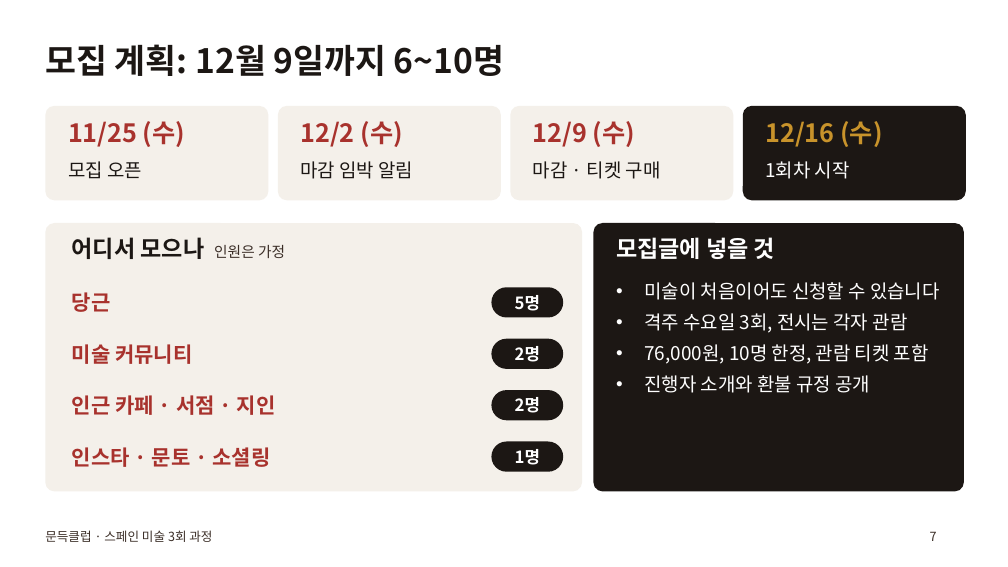
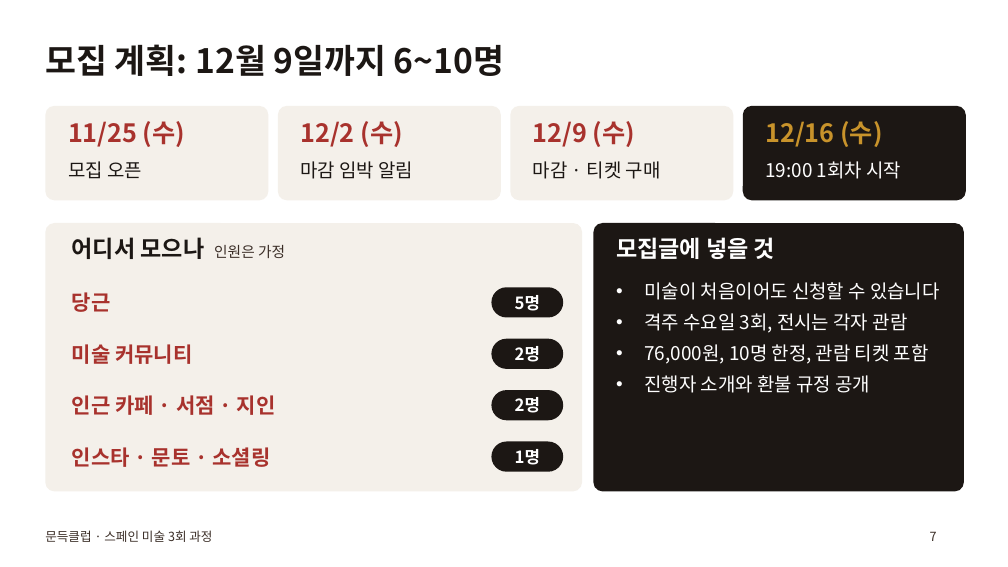
Before and after one commit to hyunjuwork-7923/-, a slide deck: slide 7 of deck/readon_spain_art_club_v10.pptx. Drawn at 1008x567 pixels with LibreOffice and Linux fonts; fonts in the diff are those of the drawing. Boxes give left, top, right and bottom in pixels: in the first picture for what was removed or moved away, otherwise in the second. Text is boxed around its words. In the diff, an @@ line names an element or a change of style, - is before the commit and + after.

```diff
--- a/deck/readon_spain_art_club_v10.pptx
+++ b/deck/readon_spain_art_club_v10.pptx
@@ text at <box>765,161,901,179</box>: text changed @@
-1회차 시작
+19:00 1회차 시작
```
Also in this commit, not shown: 3 other slides changed, 2 other files.
